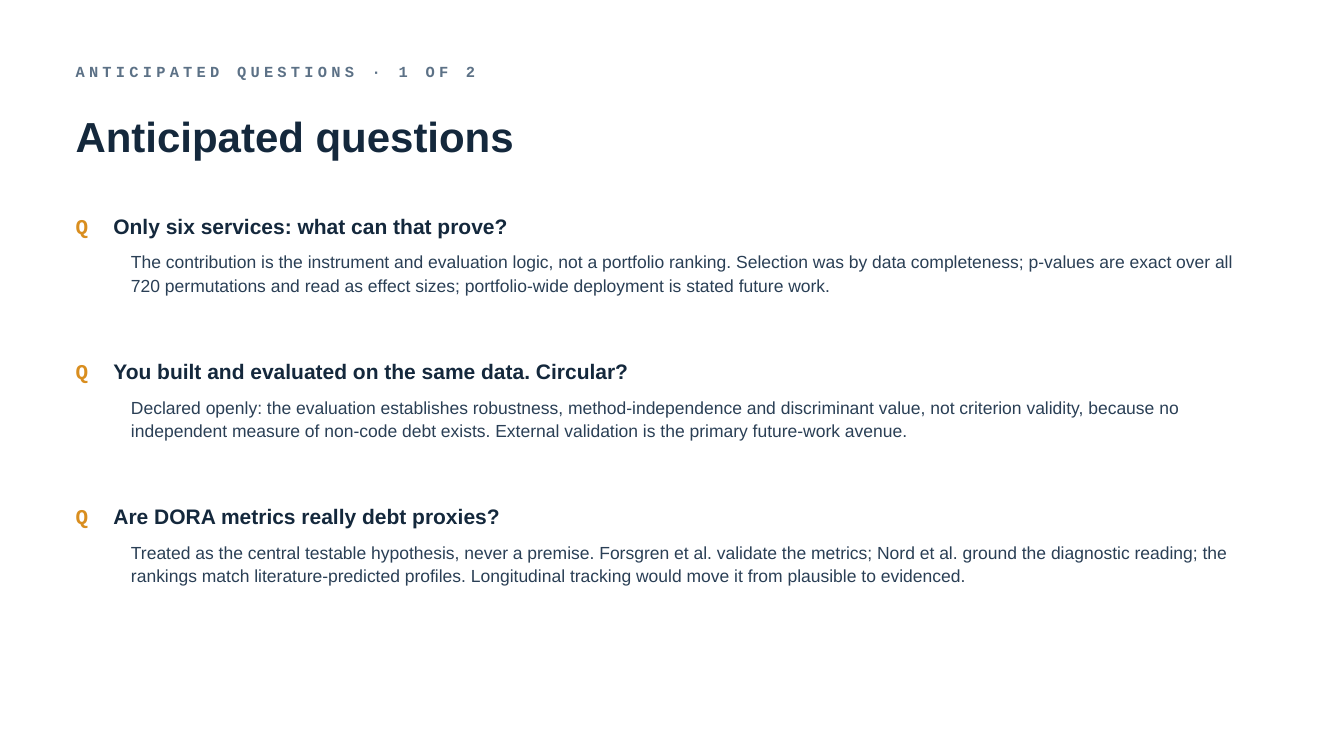
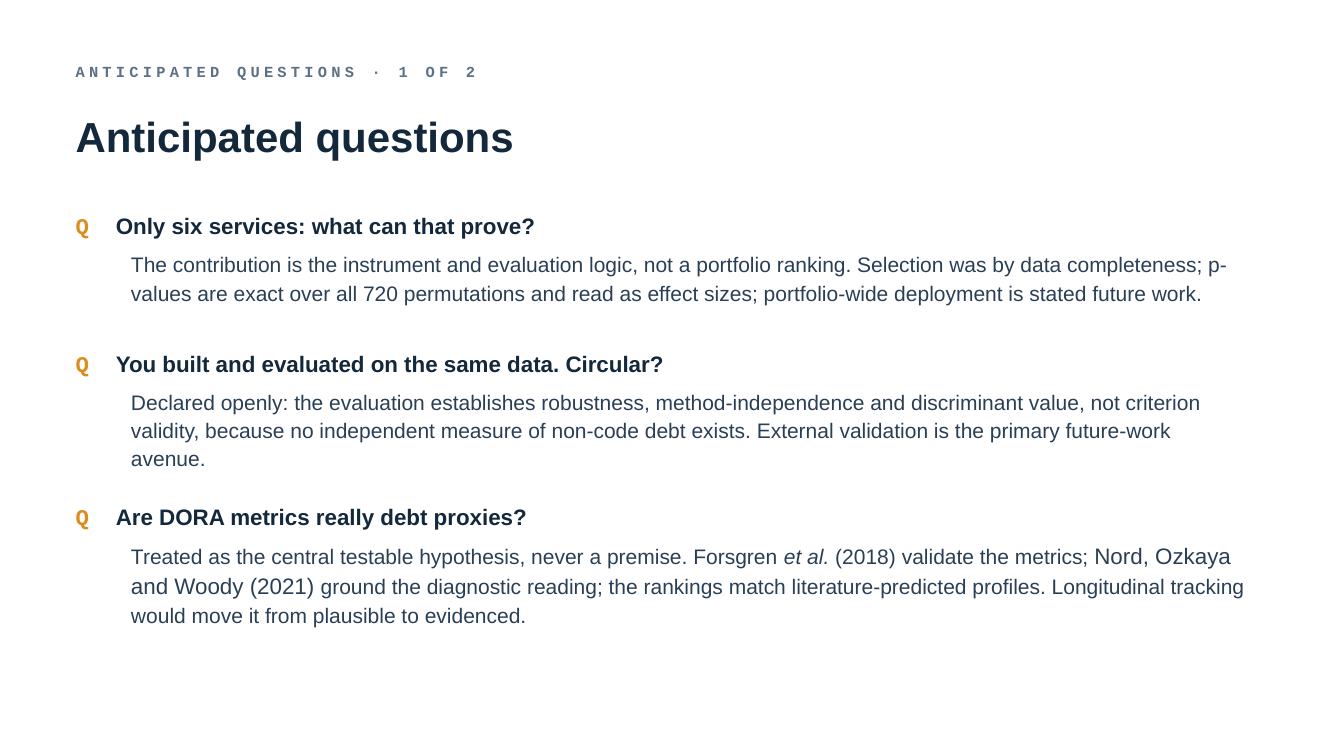
Before and after one commit to TobiZeier/MScProject, a slide deck: slide 13 of presentation/defense.pptx. Drawn at 1344x756 pixels with LibreOffice and Linux fonts; fonts in the diff are those of the drawing. Boxes give left, top, right and bottom in pixels: in the first picture for what was removed or moved away, otherwise in the second. Text is boxed around its words. In the diff, an @@ line names an element or a change of style, - is before the commit and + after.

```diff
--- a/presentation/defense.pptx
+++ b/presentation/defense.pptx
@@ text "The contribution is the instrument ..." at box(131, 256, 1227, 305): size 12.5 to 15 pt @@
@@ size 15 to 16 pt in 3 elements at box(76, 217, 535, 239), box(76, 508, 527, 530), box(76, 355, 664, 377) @@
@@ text "Q You built and evaluated ...": place and size @@
-text "Q You built and evaluated ..." at box(76, 363, 628, 383)
+text "Q You built and evaluated ..." at box(76, 355, 664, 377)
@@ text "Declared openly: the evaluation establishes ..." at box(131, 394, 1201, 466): size 12.5 to 15 pt @@
@@ text "Declared openly: the evaluation establishes ...": place and size @@
-text "Declared openly: the evaluation establishes ..." at box(131, 401, 1178, 441)
+text "Declared openly: the evaluation establishes ..." at box(131, 394, 1201, 466)
@@ text at box(131, 547, 1244, 627): text changed; size 12.5 to 15 pt @@
-Treated as the central testable hypothesis, never a premise. Forsgren et al. validate the metrics; Nord et al. ground the diagnostic reading; the rankings match literature-predicted profiles. Longitudinal tracking would move it from plausible to evidenced.
+Treated as the central testable hypothesis, never a premise. Forsgren et al. (2018) validate the metrics; Nord, Ozkaya and Woody (2021) ground the diagnostic reading; the rankings match literature-predicted profiles. Longitudinal tracking would move it from plausible to evidenced.
```
Also in this commit, not shown: 15 other slides changed, 19 other files.
